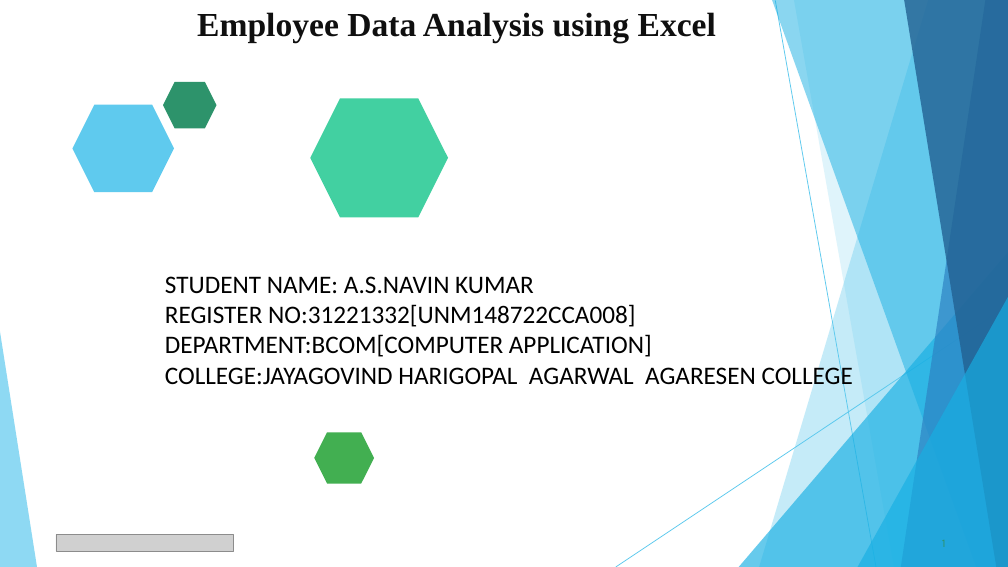
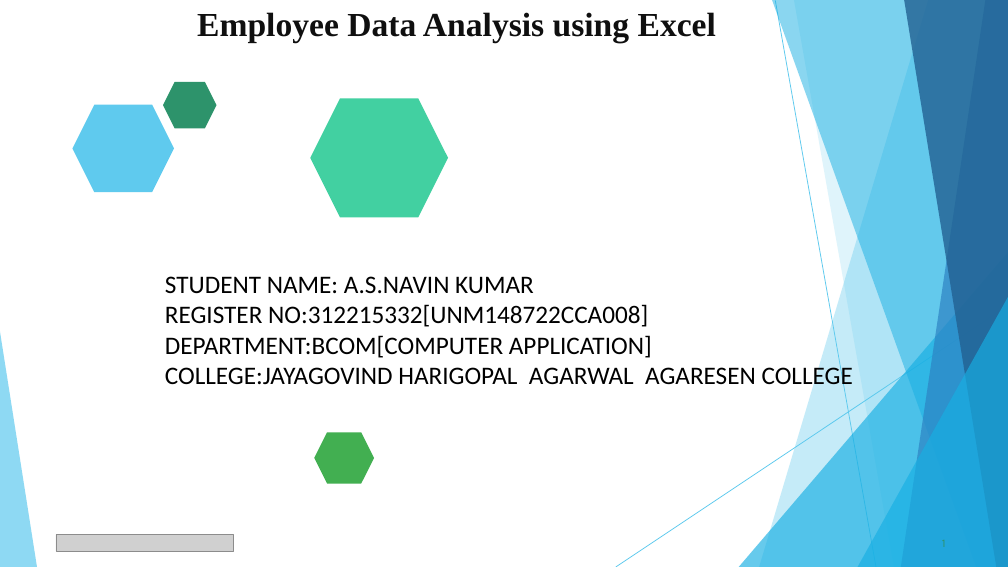
Before and after one commit to DANCERS1/TNSDC-DA-EXCEL, a slide deck: slide 1 of Employee_Data_Analysis_2_GITHUB[1].pptx. Drawn at 1008x567 pixels with LibreOffice and Linux fonts; fonts in the diff are those of the drawing; grey boxes stand for pictures. Boxes give left, top, right and bottom in pixels: in the first picture for what was removed or moved away, otherwise in the second. Text is boxed around its words. In the diff, an @@ line names an element or a change of style, - is before the commit and + after.

```diff
--- a/Employee_Data_Analysis_2_GITHUB[1].pptx
+++ b/Employee_Data_Analysis_2_GITHUB[1].pptx
@@ text at bbox=[165, 304, 648, 327]: text changed @@
-REGISTER NO:31221332[UNM148722CCA008]
+REGISTER NO:312215332[UNM148722CCA008]
```
Also in this commit, not shown: 5 other slides changed.
